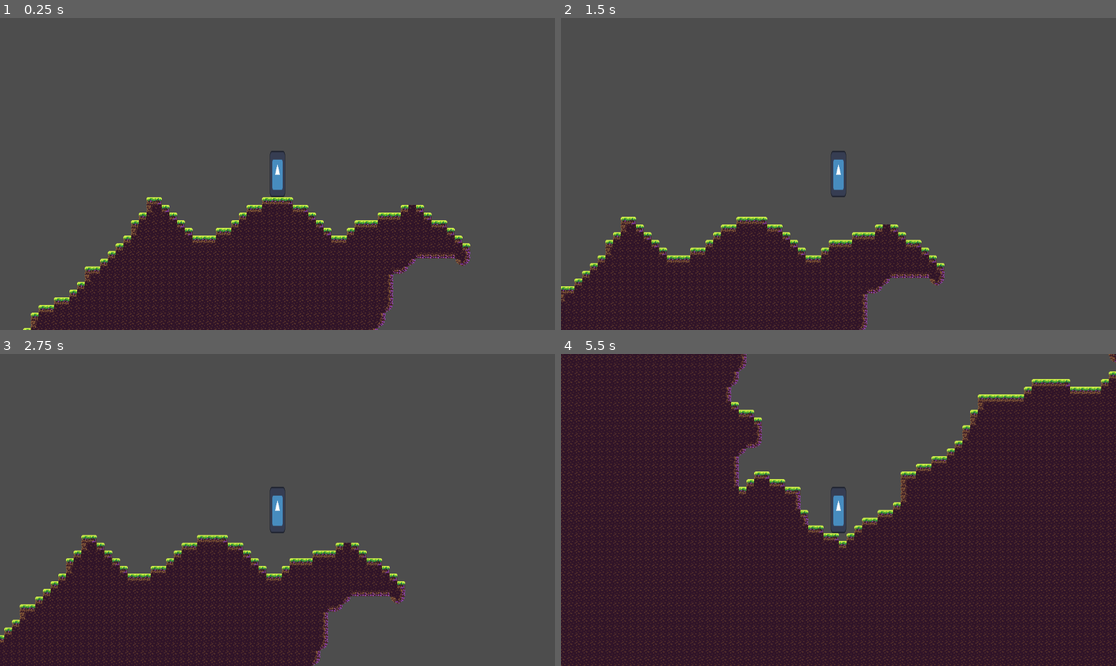
Above: before the commit, frames 1-4 (two rows, left to right).
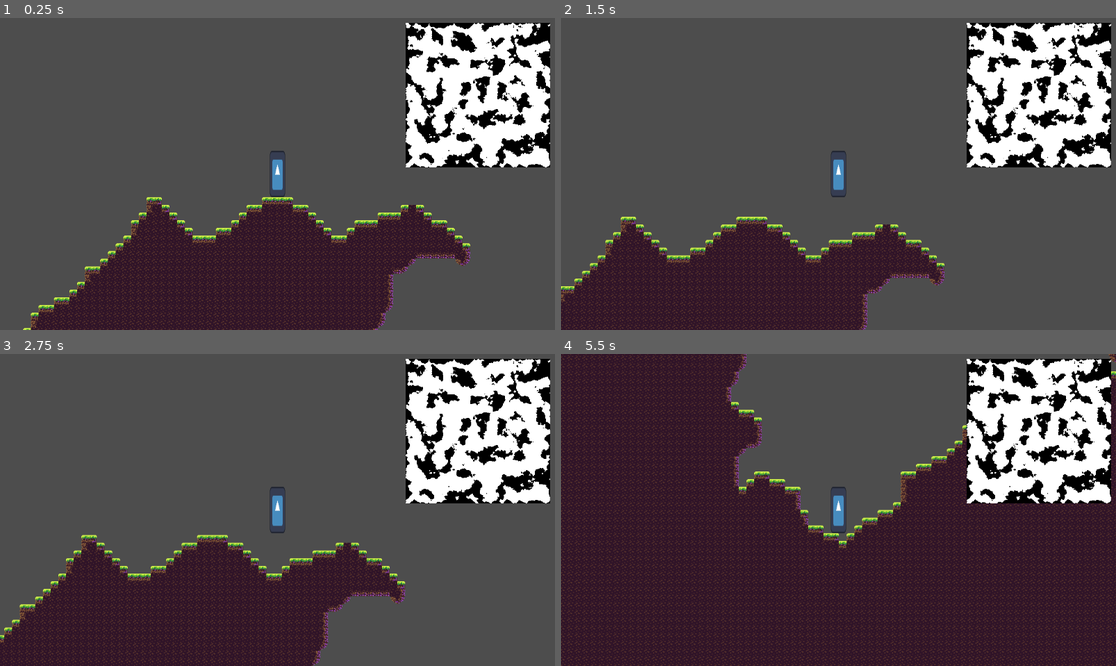
Above: after the commit, the same moments.

Repository: EamonnER/TerraWorlds
Game: Godot game, scene res://game.tscn
Two runs of this game, one before a commit and one after it. Both use one fixed random seed, a clock stepped at 60 frames per second and the inputs below. The engine's default icon, where the game draws it, is replaced by a stand-in: a white triangle on a blue panel in a dark square.
Inputs:
- Up to frame 1 (0.25 s): no input
- Up to frame 2 (1.5 s): tap Enter at 0.5 s; hold D (game_right) from 0.53 s (still down); tap Space (game_jump) at 0.77 s
- Up to frame 3 (2.75 s): tap Space (game_jump) at 1.52, 2 s; release D (game_right) at 2.03 s; hold A (game_left) from 2.03 s (still down)
- Up to frame 4 (5.5 s): release A (game_left) at 2.78 s; hold D (game_right) 2.78-4.28 s; tap Space (game_jump) at 3.02, 3.77, 4.52 s; hold A (game_left) 4.28-5.03 s; hold D (game_right) from 5.03 s (still down)

The runs differ from the first frame. In frame 1, 12% of the frame differs, in the area x 73-100%, y 1-48%; in frame 2, 12%; in frame 3, 12%; in frame 4, 12%.

Commit message:
Added a minimap

Diff:
--- a/player.tscn
+++ b/player.tscn
@@ -1,7 +1,8 @@
-[gd_scene load_steps=4 format=3 uid="uid://dcawu5ccdv1ty"]
+[gd_scene load_steps=5 format=3 uid="uid://dcawu5ccdv1ty"]
 
 [ext_resource type="Script" path="res://scripts/player.gd" id="1_1c8fd"]
 [ext_resource type="Texture2D" uid="uid://oehadtam0o37" path="res://icon.svg" id="1_wpkrl"]
+[ext_resource type="Script" path="res://scripts/minimap.gd" id="3_irwx0"]
 
 [sub_resource type="RectangleShape2D" id="RectangleShape2D_1b3qp"]
 size = Vector2(32, 96)
@@ -22,3 +23,14 @@
 [node name="Camera" type="Camera2D" parent="."]
 position = Vector2(16, -48)
 ignore_rotation = false
+
+[node name="Overlay" type="CanvasLayer" parent="Camera"]
+
+[node name="Minimap" type="TextureRect" parent="Camera/Overlay"]
+anchors_preset = -1
+anchor_left = 1.0
+anchor_right = 1.0
+offset_top = 10.0
+offset_right = -10.0
+grow_horizontal = 0
+script = ExtResource("3_irwx0")
--- a/scripts/game.gd
+++ b/scripts/game.gd
@@ -5,3 +5,4 @@
 	$World.generate_new_world()
 
 	$Player.position = $World.get_spawn_position()
+	$Player.get_node("Camera").get_node("Overlay").get_node("Minimap").update($World.foreground)
--- /dev/null
+++ b/scripts/minimap.gd
@@ -0,0 +1,20 @@
+extends TextureRect
+
+@export var minimap_size: Vector2 = Vector2(300, 300)
+
+func update(foreground: TileMapLayer):
+
+	var tilemap_size = foreground.get_used_rect().size
+	var img = Image.create(tilemap_size.x, tilemap_size.y, false, Image.FORMAT_RGB8)
+
+	for x in range(tilemap_size.x):
+		for y in range(tilemap_size.y):
+			var tile = foreground.get_cell_tile_data(
+				Vector2i(x-(tilemap_size.x/2), y-(tilemap_size.y/2))
+			)
+			var color = Color.WHITE if tile else Color.BLACK
+			img.set_pixel(x, y, color)
+
+	img.resize(minimap_size.x, minimap_size.y, Image.INTERPOLATE_NEAREST)
+	var tex = ImageTexture.create_from_image(img)
+	texture = tex
